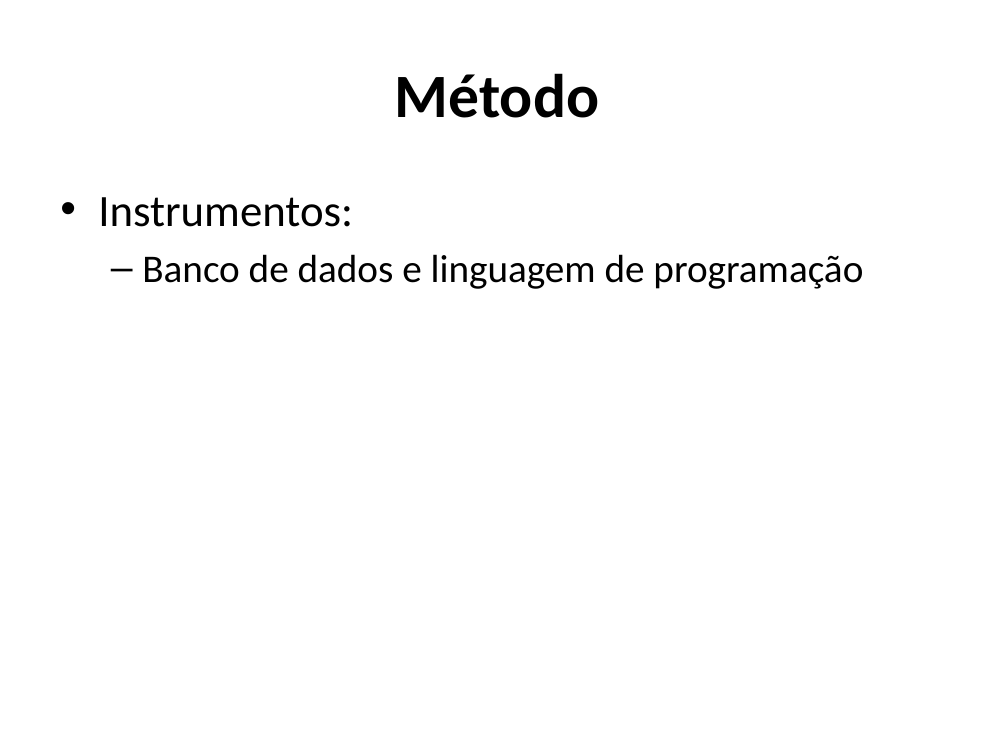
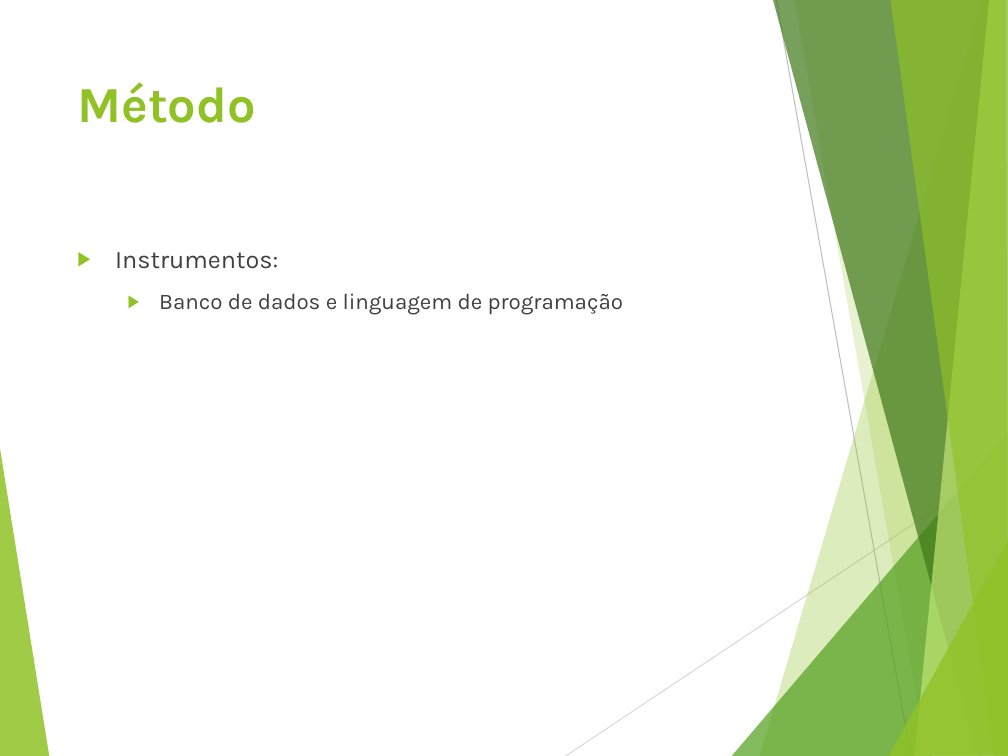
Before and after one commit to GustavoMimim/btsoftware, a slide deck: slide 4 of Documentação/apresentação - modelo.pptx. Drawn at 1008x756 pixels with LibreOffice and Linux fonts; fonts in the diff are those of the drawing. Boxes give left, top, right and bottom in pixels: in the first picture for what was removed or moved away, otherwise in the second. Text is boxed around its words. In the diff, an @@ line names an element or a change of style, - is before the commit and + after.

```diff
--- a/Documentação/apresentação - modelo.pptx
+++ b/Documentação/apresentação - modelo.pptx
@@ title "Método": place and size @@
-title "Método" at [395,73,599,118]
+title "Método" at [77,82,256,123]
@@ title "Método" at [77,82,256,123]: size 44 to 36 pt, font Calibri to Karla, text colour #000000 to #90C226; alignment centre to left; vertical alignment middle to top @@
@@ text "Instrumentos:": place and size @@
-text "Instrumentos:" at [98,197,863,289]
+text "Instrumentos:" at [115,252,623,315]
@@ text "Instrumentos:" at [115,252,623,315]: size 32 to 18 pt in "Instrumentos:"; font Calibri to Karla, text colour #000000 to #404040; size 28 to 16 pt in "Banco de dados e linguagem de programação"; bullet • to ▶; more space between paragraphs; bullet – to ▶ @@
@@ group added at [0,0,1008,756]: 8 freeform shapes, 2 lines @@
```
Also in this commit, not shown: 5 other slides changed, 1 slide added, 1 slide removed, 2 other files.
